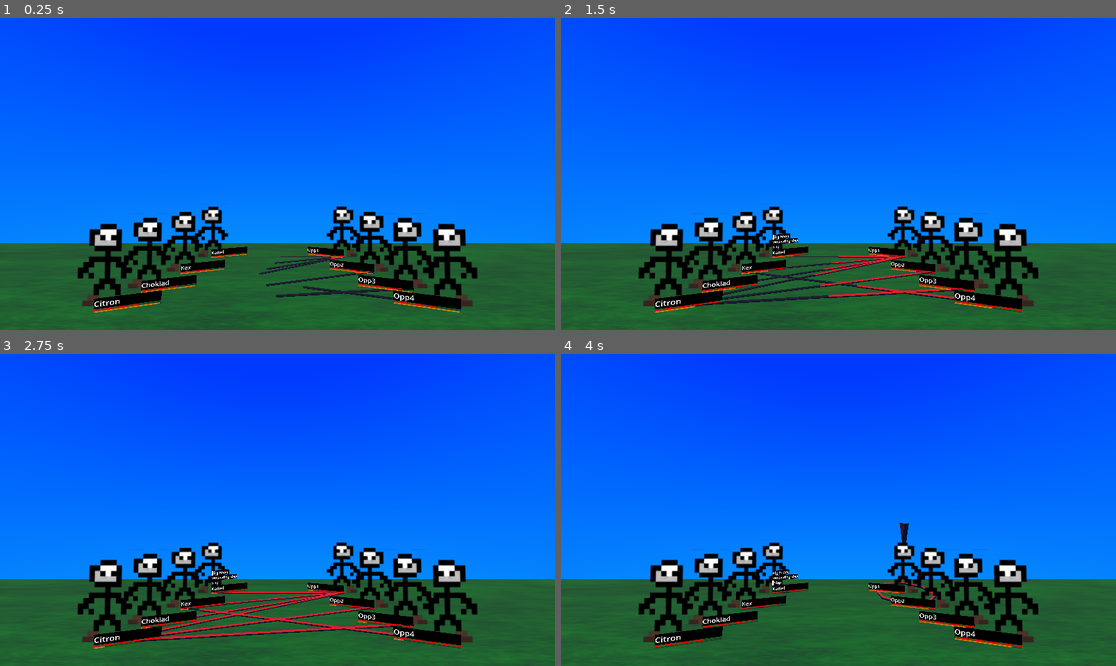
Above: before the commit, frames 1-4 (two rows, left to right).
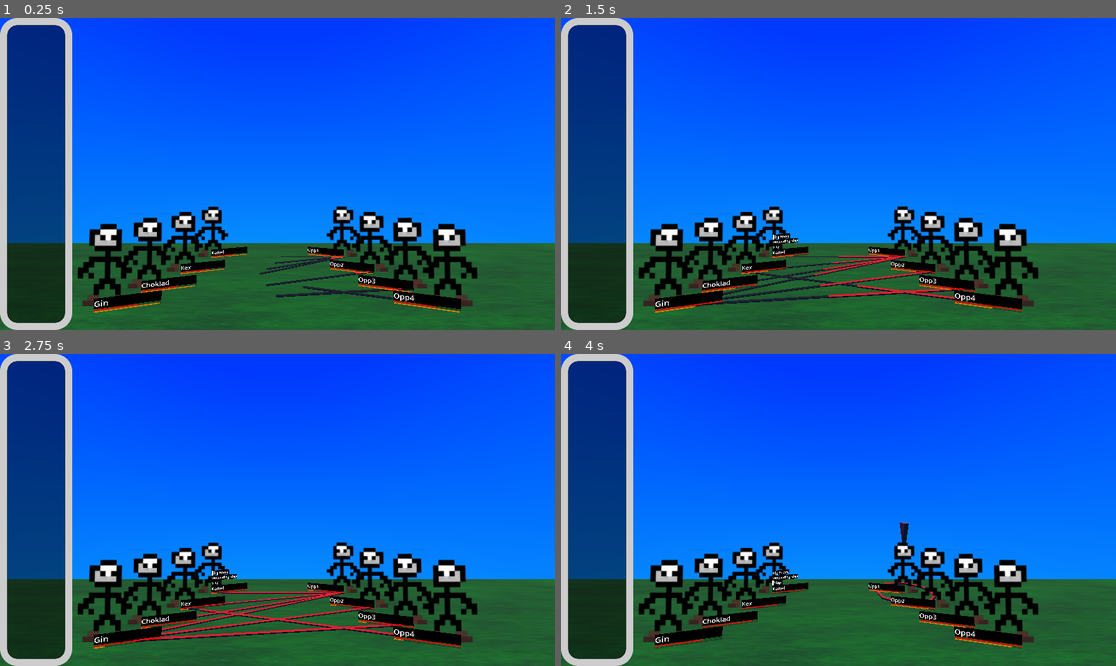
Above: after the commit, the same moments.

Repository: izzyn/MultiplayerCombatDemo
Game: Godot game, scene res://main.tscn
Two runs of this game, one before a commit and one after it. Both use one fixed random seed, a clock stepped at 60 frames per second and the inputs below.
Inputs:
- Up to frame 1 (0.25 s): no input
- Up to frame 2 (1.5 s): tap Enter (Confirm) at 0.5, 1.35 s; hold Down (NavigateUp) 0.53-1.28 s; hold Enter (Confirm) 0.53-1.28 s; hold Up (NavigateDown) from 1.28 s (still down)
- Up to frame 3 (2.75 s): release Up (NavigateDown) at 2.03 s; hold Down (NavigateUp) from 2.03 s (still down); hold Enter (Confirm) from 2.03 s (still down)
- Up to frame 4 (4 s): release Enter (Confirm) at 2.78 s; tap Enter (Confirm) at 2.85 s; release Down (NavigateUp) at 3.53 s; hold Up (NavigateDown) from 3.53 s (still down); hold Enter (Confirm) from 3.53 s (still down)

The runs differ from the first frame. In frame 1, 13% of the frame differs, in the area x 0-22%, y 0-100%; in frame 2, 13%; in frame 3, 13%; in frame 4, 13%.

Commit message:
Orb gauge UI
There's an orb gauge and Gin's name is now Gin (crazy).

Diff:
--- a/main.tscn
+++ b/main.tscn
@@ -15,6 +15,7 @@
 [ext_resource type="PackedScene" uid="uid://bkivihrkixbmx" path="res://Selection.tscn" id="9_kek77"]
 [ext_resource type="Script" uid="uid://bugg36d002uyd" path="res://Data/Filters/FilterStat.gd" id="11_ycdy4"]
 [ext_resource type="Script" uid="uid://2cuttkkw6r2b" path="res://Data/Effect/EffectivenessEffect.gd" id="12_w48qg"]
+[ext_resource type="PackedScene" uid="uid://bulhprrgcwgd6" path="res://orb_gauge.tscn" id="16_2cqfq"]
 
 [sub_resource type="Resource" id="Resource_1u8w0"]
 script = ExtResource("4_4c57u")
@@ -623,8 +624,8 @@
 
 [sub_resource type="Resource" id="Resource_4lmeg"]
 script = ExtResource("7_ycdy4")
-id = "testchar"
-name = "Test Character"
+id = "gin"
+name = "Gin"
 team = true
 hp = SubResource("Resource_0rl1p")
 normal_attack = SubResource("Resource_ok6jj")
@@ -714,7 +715,7 @@
 [node name="Character4" parent="Friendly" instance=ExtResource("1_0xm2m")]
 transform = Transform3D(1, 0, 0, 0, 1, 0, 0, 0, 1, -16, 0, 19)
 character = SubResource("Resource_4lmeg")
-char_name = "Citron"
+char_name = "Gin"
 
 [node name="MainController" type="Node" parent="."]
 script = ExtResource("2_0xm2m")
@@ -727,3 +728,7 @@
 move_speed = 10.0
 
 [node name="Selections" type="Node3D" parent="."]
+
+[node name="CanvasLayer" type="CanvasLayer" parent="."]
+
+[node name="OrbGauge" parent="CanvasLayer" instance=ExtResource("16_2cqfq")]
--- /dev/null
+++ b/orb_gauge.tscn
@@ -0,0 +1,52 @@
+[gd_scene load_steps=5 format=3 uid="uid://bulhprrgcwgd6"]
+
+[sub_resource type="StyleBoxFlat" id="StyleBoxFlat_xg5aa"]
+bg_color = Color(0, 0, 0, 0.498039)
+border_width_left = 15
+border_width_top = 15
+border_width_right = 15
+border_width_bottom = 15
+corner_radius_top_left = 35
+corner_radius_top_right = 35
+corner_radius_bottom_right = 35
+corner_radius_bottom_left = 35
+shadow_color = Color(0, 0, 0, 0.784314)
+
+[sub_resource type="Theme" id="Theme_da25s"]
+Panel/styles/panel = SubResource("StyleBoxFlat_xg5aa")
+
+[sub_resource type="StyleBoxFlat" id="StyleBoxFlat_upefj"]
+corner_radius_top_left = 15
+corner_radius_top_right = 15
+corner_radius_bottom_right = 15
+corner_radius_bottom_left = 15
+
+[sub_resource type="Theme" id="Theme_kgb3s"]
+Panel/styles/panel = SubResource("StyleBoxFlat_upefj")
+
+[node name="OrbGauge" type="Control"]
+layout_mode = 3
+anchors_preset = 15
+anchor_right = 1.0
+anchor_bottom = 1.0
+grow_horizontal = 2
+grow_vertical = 2
+
+[node name="Panel" type="Panel" parent="."]
+custom_minimum_size = Vector2(150, 0)
+layout_mode = 1
+anchors_preset = 9
+anchor_bottom = 1.0
+offset_right = 150.0
+grow_vertical = 2
+theme = SubResource("Theme_da25s")
+
+[node name="VBoxContainer" type="VBoxContainer" parent="Panel"]
+layout_mode = 1
+anchors_preset = 15
+anchor_right = 1.0
+anchor_bottom = 1.0
+grow_horizontal = 2
+grow_vertical = 2
+theme = SubResource("Theme_kgb3s")
+alignment = 2
Not shown: 1 places in main.tscn that only renumber resources
